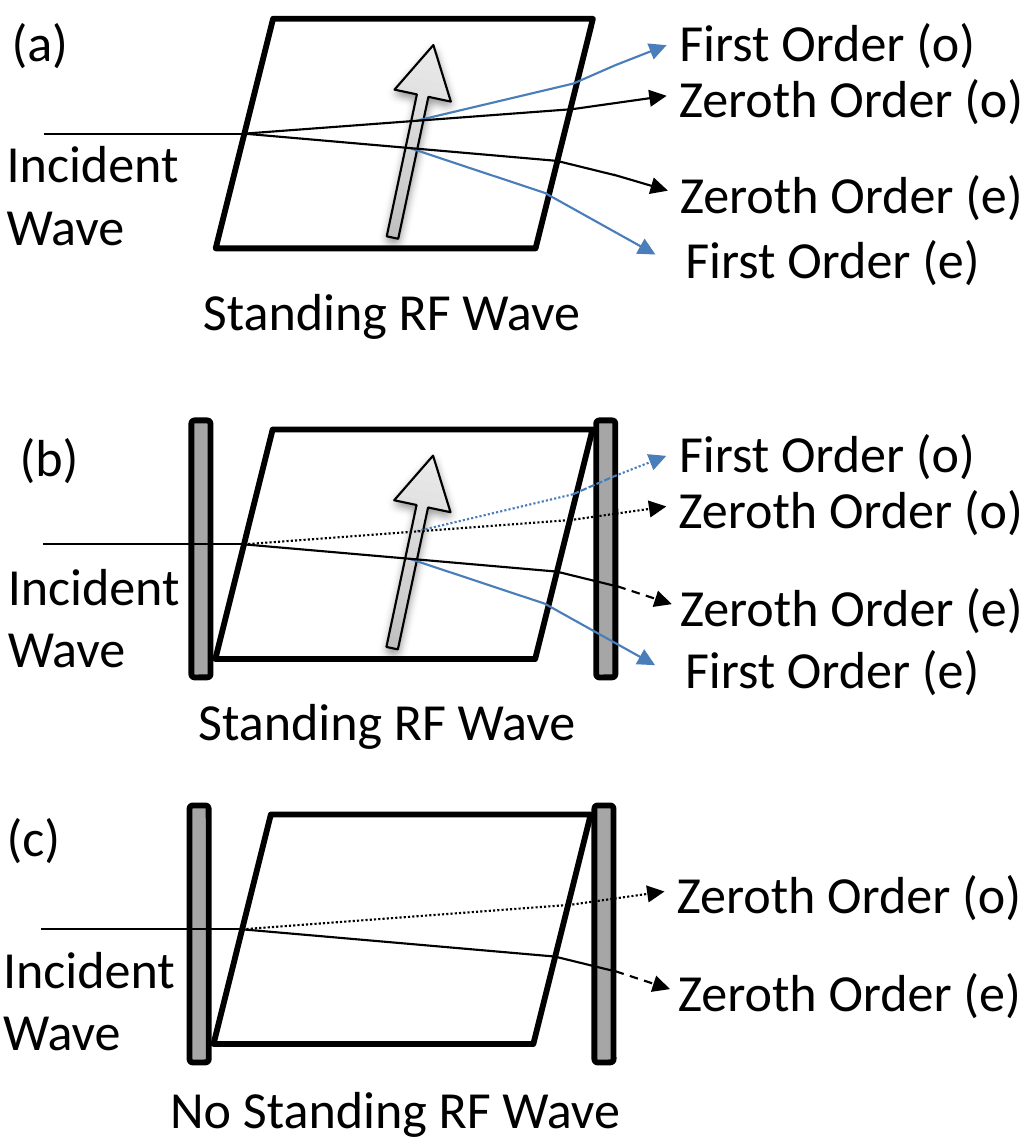
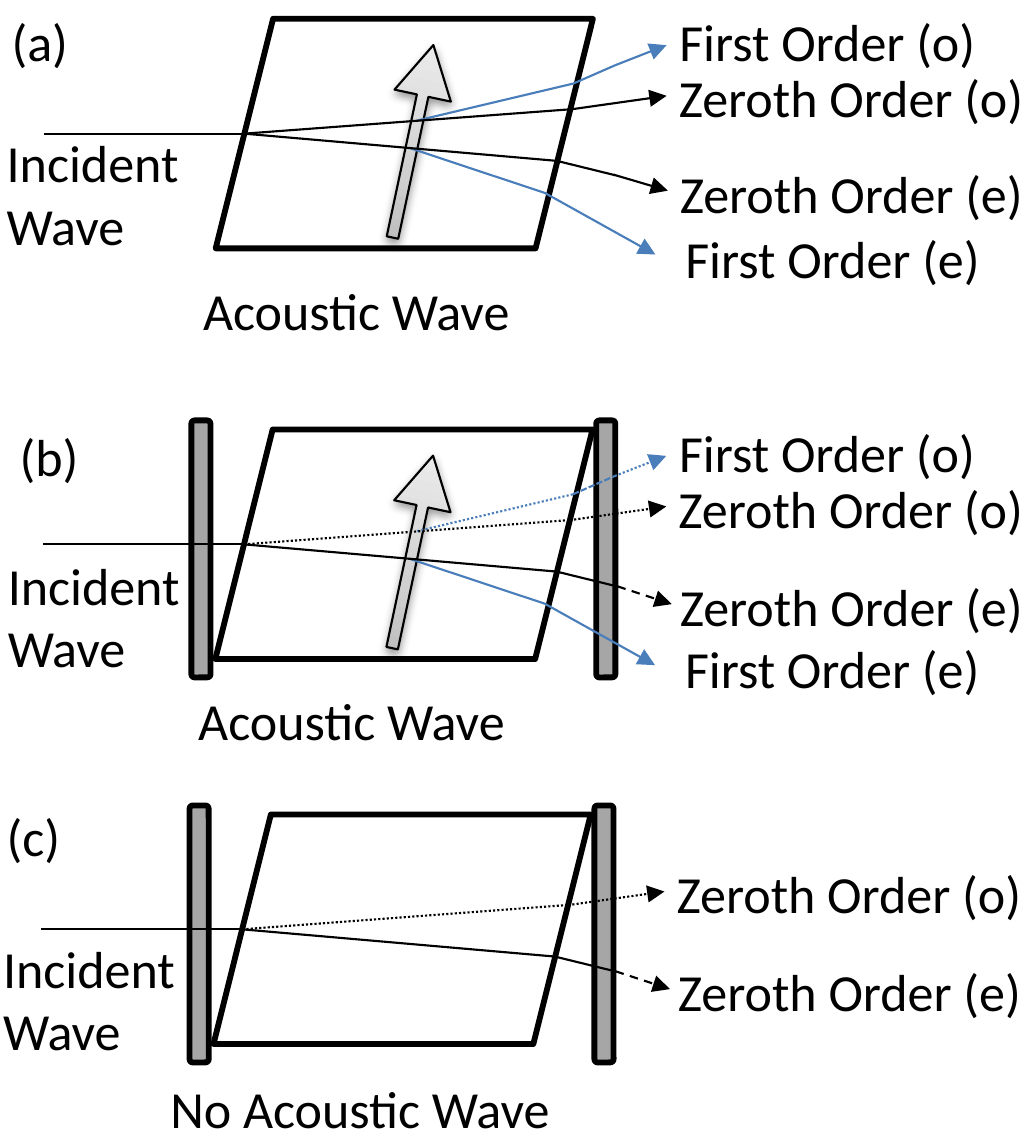
Before and after one commit to Malcarious/Thesis, a slide deck: slide 1 of RawImageFiles/3-2-AOTFConfigurations.pptx. Drawn at 1025x1148 pixels with LibreOffice and Linux fonts; fonts in the diff are those of the drawing. Boxes give left, top, right and bottom in pixels: in the first picture for what was removed or moved away, otherwise in the second. Text is boxed around its words. In the diff, an @@ line names an element or a change of style, - is before the commit and + after.

```diff
--- a/RawImageFiles/3-2-AOTFConfigurations.pptx
+++ b/RawImageFiles/3-2-AOTFConfigurations.pptx
@@ text at <box>203,294,509,331</box>: text changed @@
-Standing RF Wave
+Acoustic Wave
@@ text at <box>198,704,504,741</box>: text changed @@
-Standing RF Wave
+Acoustic Wave
@@ text at <box>170,1092,549,1129</box>: text changed @@
-No Standing RF Wave
+No Acoustic Wave
```
Also in this commit, not shown: 5 other files.
